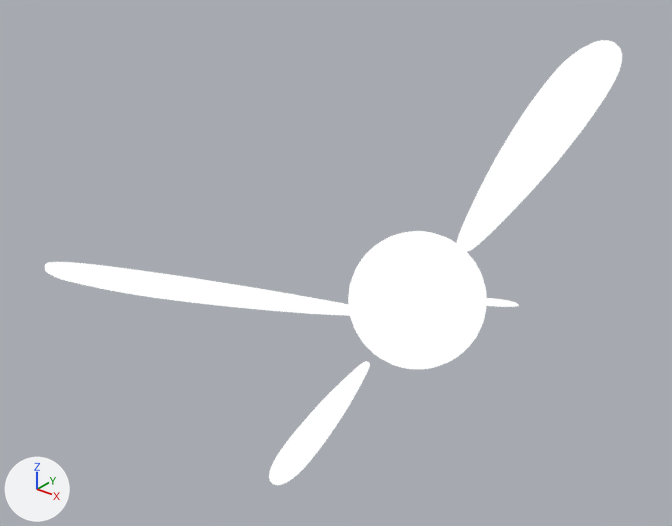
Renders of the glTF model front/public/models/Fairy/Fairy.glb from each side of a commit.
Both versions are drawn from a 50 mm camera at (2.93, -4.51, 2.86) aimed at (-0.39, -0.35, 0.28). Arrows for +X, +Y and +Z are at lower left; the lights stay in place. Where no turn or scale is listed for an object, it has been applied to the vertices. Vertices at the same position are counted once.

In view in the first picture: 'Little_wing', 'Little_wing.001', 'Sphere', 'Wing', 'Wing.001'.
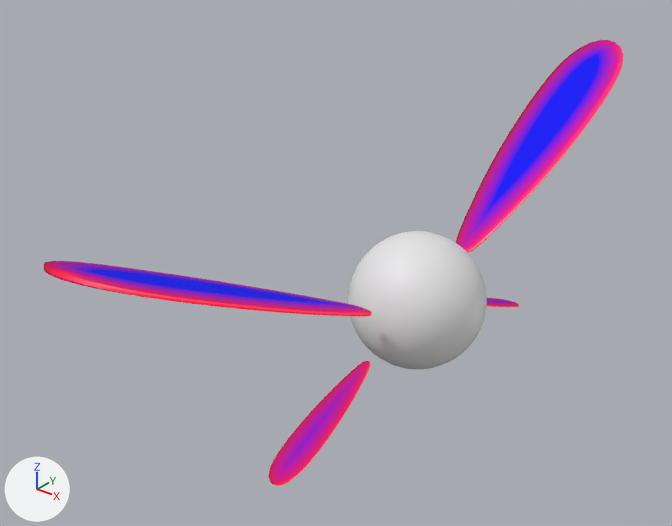
Location of each change, [x1, y1, x2, y2] in pixels of the pictures (672 x 526 px; the box of a moved part takes in the faces that stretch with it):
'Sphere', recoloured: [348, 231, 487, 369] in both
'Wing', reshaped: before [456, 40, 622, 252]; after [456, 40, 623, 253]
'Wing.001', reshaped: before [45, 262, 370, 316]; after [44, 261, 371, 316]
'Little_wing.001', reshaped: before [269, 361, 370, 485]; after [269, 361, 370, 486]
part 1 of me_mesh_002, built on: before [456, 40, 622, 252]; after [456, 40, 623, 253]
part 2 of me_mesh_002, recoloured: [459, 41, 619, 247] in both
part 3 of me_mesh_004, moved or reshaped: [487, 298, 519, 307] in both
part 4 of me_mesh_004, recoloured: [487, 299, 516, 304] in both
part 5 of me_mesh_001, moved or reshaped: before [45, 262, 370, 316]; after [44, 261, 371, 316]
part 6 of me_mesh_001, recoloured (white to blue): [52, 264, 358, 309] in both
part 7 of me_mesh_003, built on: before [269, 361, 370, 485]; after [269, 361, 370, 486]
part 8 of me_mesh_003, recoloured (white to pink): [271, 364, 366, 483] in both

What changed in the scene script:
```text
Add img_mask:
    img_mask = load_image('mask', '_unpacked/mask', 1024, 1024, 'sRGB')
Add mat_mask:
    mat_mask = bpy.data.materials.new('Mask')
    # colours: black #000000
    # uses the picture img_mask
Change me_sphere:
    where me_sphere.from_pydata(...)  # 482 vertices, 960 faces; spans x -0.448..0.448, y -0.448..0.448, z -0.448..0.448
    remove me_sphere.materials.append(mat_material)  # black #000000
Change me_mesh_002:
    used by ob_wing; location = (0.0, 0.506, 0.152)
    remove me_mesh_002.from_pydata(...)  # 270 vertices, 536 faces; spans x -0.26..0.26, y 0.01..2.09, z 0.01..1.08
    add me_mesh_002.from_pydata(...)  # 366 vertices, 728 faces; spans x -0.27..0.27, y 0.0..2.09, z -0.01..1.09
    me_mesh_002 part 1: 6 vertices moved within x -0.26..0.26, y 0.37..1.89, z 0.19..0.97; 47 vertices removed from x -0.26..0.26, y 0.01..2.07, z 0.01..1.08; 143 vertices added at x -0.27..0.27, y 0.0..2.09, z -0.01..1.09
    me_mesh_002 part 2: 320 faces spanning x -0.26..0.26, y 0.04..2.09, z 0.01..1.08 switch from mat_material (black #000000) to mat_mask
Change me_mesh_004:
    used by ob_little_wing; location = (0.0, 0.479, -0.213)
    remove me_mesh_004.from_pydata(...)  # 270 vertices, 536 faces; spans x -0.107..0.107, y 0.005..0.899, z -0.39..-0.002
    add me_mesh_004.from_pydata(...)  # 366 vertices, 728 faces; spans x -0.112..0.112, y 0.0..0.9, z -0.391..0.003
    me_mesh_004 part 3: 93 vertices moved from x -0.093..0.093, y 0.005..0.893, z -0.383..-0.002 to x -0.093..0.093, y 0.001..0.893, z -0.383..-0.002; 50 vertices removed from x -0.107..0.107, y 0.022..0.899, z -0.39..-0.008; 146 vertices added at x -0.112..0.112, y 0.0..0.9, z -0.391..0.003
    me_mesh_004 part 4: 333 faces spanning x -0.093..0.093, y 0.001..0.895, z -0.39..-0.002 switch from mat_material (black #000000) to mat_mask
Change me_mesh_001:
    used by ob_wing_001; location = (0.0, -0.547, 0.152); rotation_euler = (-1.096, -3.142, 0.0), in degrees (-63, -180, 0); scale = (-0.443, -0.443, -0.443)
    remove me_mesh_001.from_pydata(...)  # 270 vertices, 536 faces; spans x -0.58..0.58, y -0.05..0.05, z 0.03..5.29
    add me_mesh_001.from_pydata(...)  # 366 vertices, 728 faces; spans x -0.61..0.61, y -0.05..0.05, z 0.0..5.3
    me_mesh_001 part 5: 88 vertices moved from x -0.5..0.5, y -0.03..0.03, z 0.04..5.16 to x -0.5..0.5, y -0.04..0.04, z 0.03..5.16; 53 vertices removed from x -0.58..0.58, y -0.03..0.03, z 0.03..5.28; 149 vertices added at x -0.61..0.61, y -0.04..0.04, z 0.0..5.29
    me_mesh_001 part 6: 327 faces spanning x -0.5..0.5, y -0.05..0.05, z 0.03..5.25 switch from mat_material (black #000000) to mat_mask
Change me_mesh_003:
    used by ob_little_wing_001; location = (0.0, -0.519, -0.213); rotation_euler = (1.166, 0.0, 3.142), in degrees (67, 0, 180); scale = (-0.443, -0.443, -0.443)
    remove me_mesh_003.from_pydata(...)  # 270 vertices, 536 faces; spans x -0.24..0.24, y -0.02..0.02, z 0.01..2.2
    add me_mesh_003.from_pydata(...)  # 366 vertices, 728 faces; spans x -0.25..0.25, y -0.02..0.02, z 0.0..2.21
    me_mesh_003 part 7: 10 vertices moved from x -0.18..0.18, y -0.01..0.01, z 0.02..2.19 to x -0.18..0.18, y -0.01..0.01, z 0.05..2.19; 62 vertices removed from x -0.24..0.24, y -0.01..0.01, z 0.01..2.2; 158 vertices added at x -0.25..0.25, y -0.02..0.02, z 0.0..2.21
    me_mesh_003 part 8: 273 faces spanning x -0.21..0.21, y -0.02..0.02, z 0.05..2.21 switch from mat_material (black #000000) to mat_mask
```
